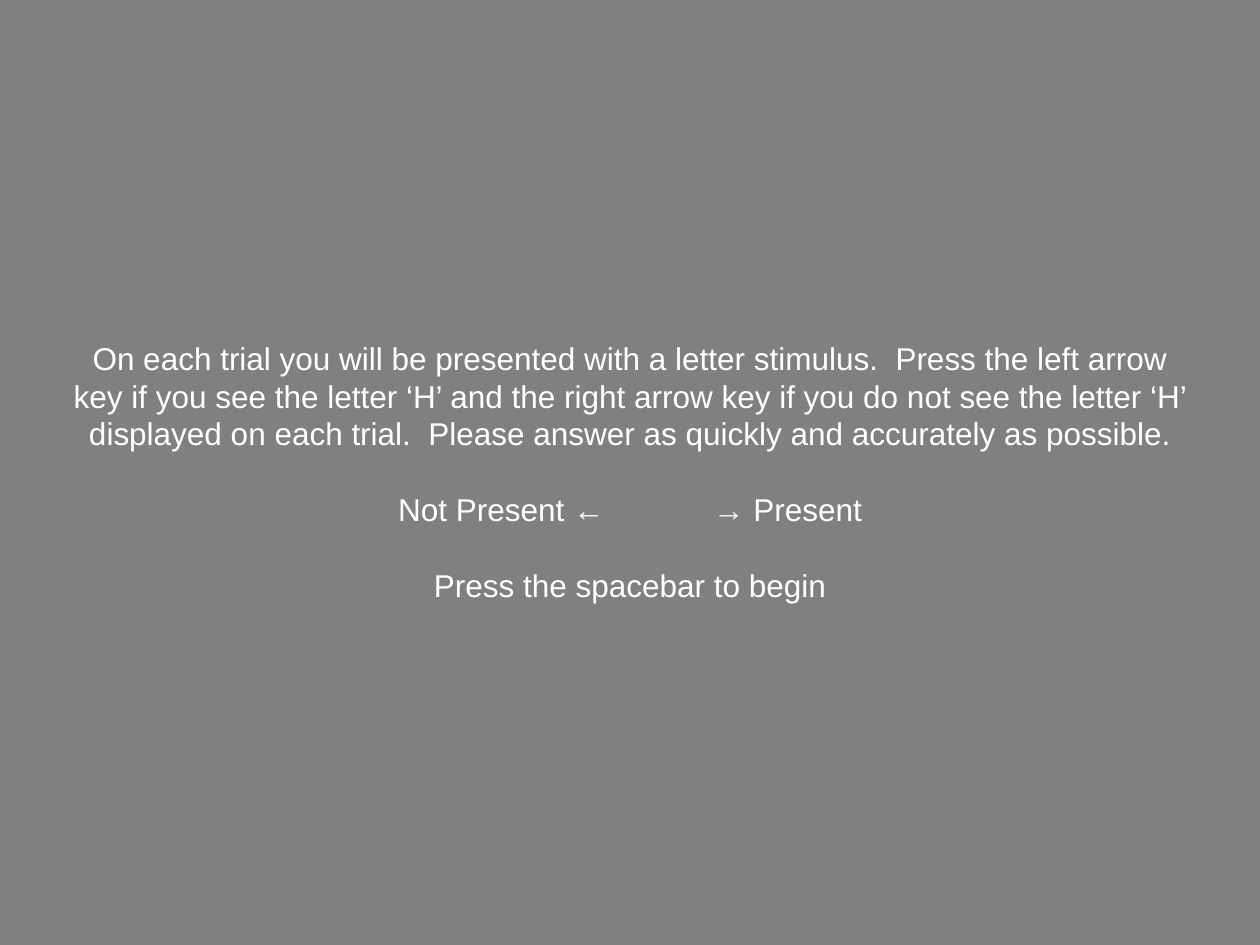
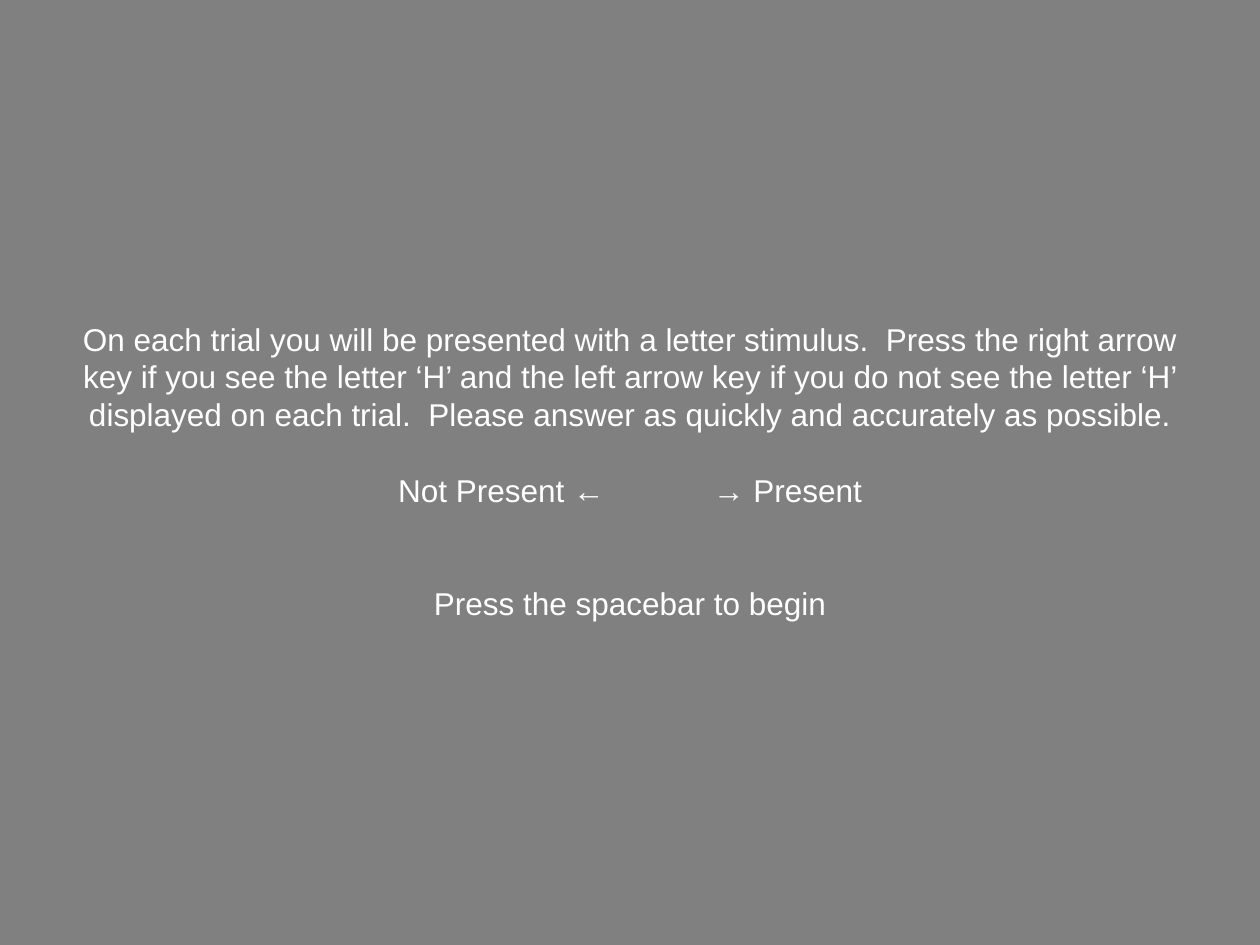
Before and after one commit to Roman-Belenya/psychophysics, a slide deck: slide 7 of images/instructions/instructions.pptx. Drawn at 1260x945 pixels with LibreOffice and Linux fonts; fonts in the diff are those of the drawing. Boxes give left, top, right and bottom in pixels: in the first picture for what was removed or moved away, otherwise in the second. Text is boxed around its words. In the diff, an @@ line names an element or a change of style, - is before the commit and + after.

```diff
--- a/images/instructions/instructions.pptx
+++ b/images/instructions/instructions.pptx
@@ text "On each trial you will ...": place and size @@
-text "On each trial you will ..." at bbox=[74, 347, 1187, 603]
+text "On each trial you will ..." at bbox=[83, 328, 1178, 621]
@@ text at bbox=[83, 328, 1178, 432]: text changed @@
-On each trial you will be presented with a letter stimulus. Press the left arrow key if you see the letter ‘H’ and the right arrow key if you do not see the letter ‘H’ displayed on each trial. Please answer as quickly and accurately as possible.
+On each trial you will be presented with a letter stimulus. Press the right arrow key if you see the letter ‘H’ and the left arrow key if you do not see the letter ‘H’ displayed on each trial. Please answer as quickly and accurately as possible.
```
Also in this commit, not shown: 8 other slides changed, 2 slides added, 13 other files.
